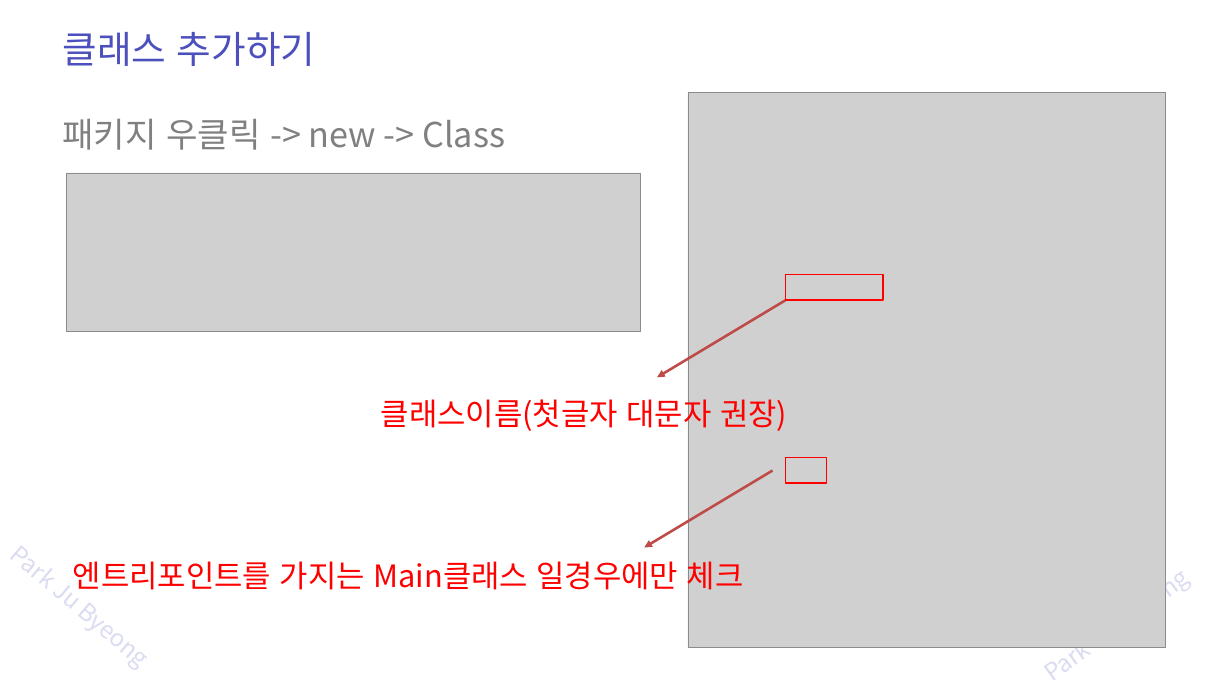
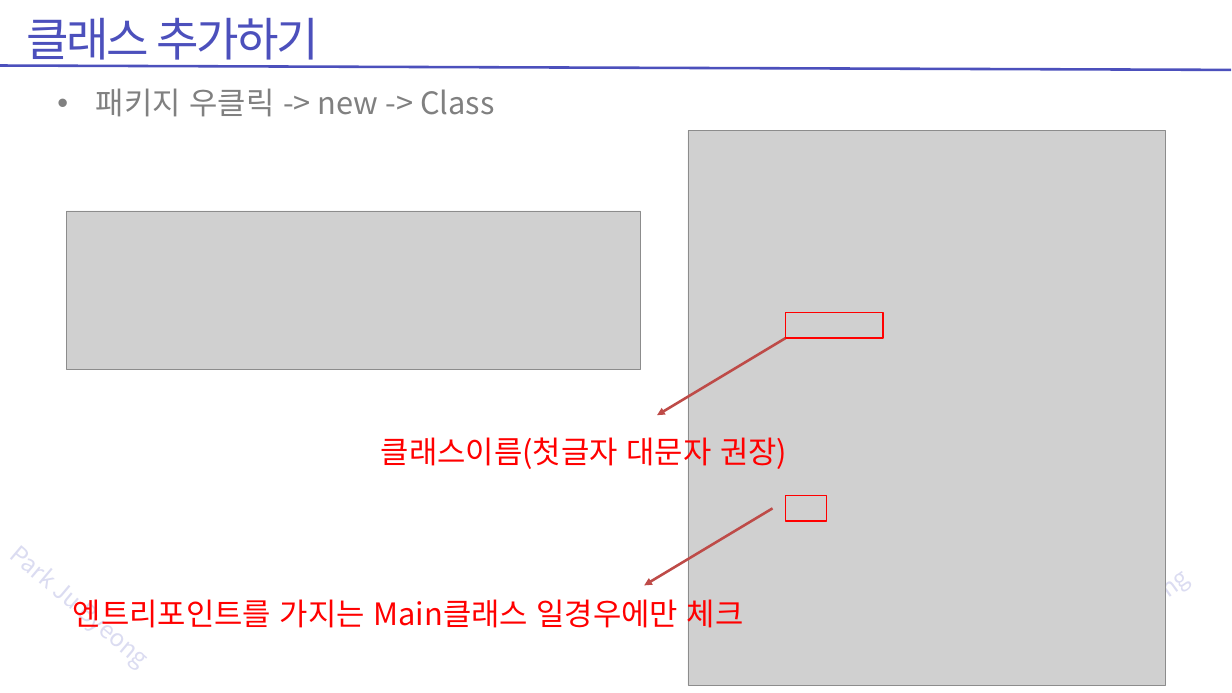
Before and after one commit to zest132/JavaLecture, a slide deck: slide 20 of JavaLecture/LectureFile/java 6강 객체지향.pptx. Drawn at 1232x693 pixels with LibreOffice and Linux fonts; fonts in the diff are those of the drawing; grey boxes stand for pictures. Boxes give left, top, right and bottom in pixels: in the first picture for what was removed or moved away, otherwise in the second. Text is boxed around its words. In the diff, an @@ line names an element or a change of style, - is before the commit and + after.

```diff
--- a/JavaLecture/LectureFile/java 6강 객체지향.pptx
+++ b/JavaLecture/LectureFile/java 6강 객체지향.pptx
@@ text "클래스 추가하기": place and size @@
-text "클래스 추가하기" at (62, 32, 316, 66)
+text "클래스 추가하기" at (27, 18, 319, 68)
@@ text "클래스 추가하기" at (27, 18, 319, 68): size 44 to 54 pt, letter spacing 0 to -3 pt @@
@@ line added from (1231, 70) to (0, 65), #4C50BC 3 pt @@
@@ text "패키지 우클릭 -> new -> ...": place and size @@
-text "패키지 우클릭 -> new -> ..." at (62, 119, 505, 150)
+text "패키지 우클릭 -> new -> ..." at (96, 88, 495, 117)
@@ text "패키지 우클릭 -> new -> ..." at (96, 88, 495, 117): size 40 to 36 pt; bullet none to • @@
@@ 2 rectangles, 2 arrows: place and size @@
-2 rectangles, 2 arrows at (644, 275, 883, 548)
+2 rectangles, 2 arrows at (644, 312, 883, 585)
@@ 2 pictures, 2 texts: place and size @@
-2 pictures, 2 texts at (67, 92, 1165, 647)
+2 pictures, 2 texts at (67, 131, 1165, 686)
```
Also in this commit, not shown: 26 other slides changed, 6 slides added, 3 slides removed, 3 other files.
